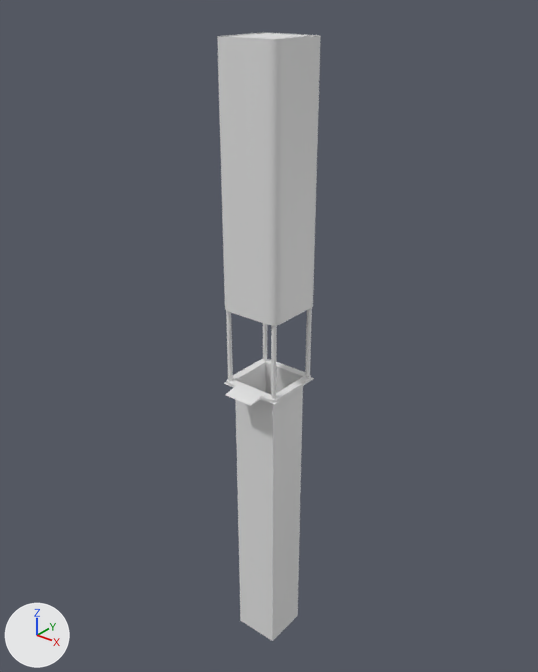
The FBX model CorridorGeodesic/Assets/Resources/Models/CORGEO_MODELS_Environment/CORGEO_MODELS_Environment.fbx as it was, and as the next commit left it.
Both versions are drawn from a camera (50 mm lens) standing at (25.3, -31.6, 22.7) and looking at (-0.6, 0.7, 2.7). The axes (+X, +Y, +Z) are drawn at lower left. The lights are the same throughout. Where no turn or scale is listed for an object, it has been applied to the vertices.

The first picture shows 'ElevatorShaft'.
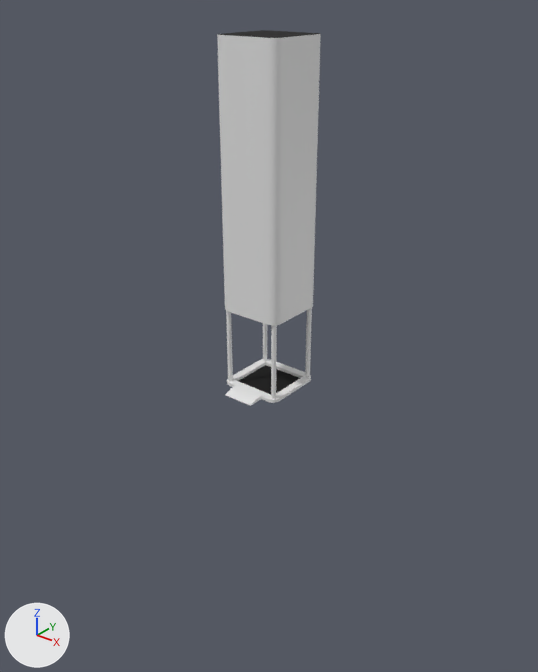
Changed parts and their boxes [x1, y1, x2, y2] in the pictures (538 x 672 px):
'ElevatorShaft', reshaped (38% shorter)
    before: [217, 32, 321, 641]
    after: [217, 30, 321, 406]
part 1 of me_plane, built on
    before: [217, 32, 321, 404]
    after: [217, 30, 321, 406]
part 2 of me_plane, deleted
    before: [235, 362, 303, 641]

Edits to the bpy script that builds the scene:
```text
Add mat_void:
    mat_void = principled_material('Void')
    mat_void.base_color = (0.0, 0.0, 0.0)  # black #000000
    mat_void.roughness = 1.0
Change me_plane:
    used by ob_elevatorshaft; location = (0.0, 0.0, 0.0)
    remove me_plane.from_pydata(...)  # 239 vertices, 180 faces; spans x -2.0..2.0, y -3.0..2.0, z -20.0..19.9
    add me_plane.from_pydata(...)  # 624 vertices, 557 faces; spans x -2.0..2.0, y -3.0..2.0, z 0.0..20.0
    me_plane part 1: 49 vertices removed from x -2.0..2.0, y -2.0..2.0, z 0.0..19.9; 450 vertices added at x -2.0..2.0, y -2.5..2.0, z 0.0..20.0
    me_plane part 2: 16 vertices removed from x -1.5..1.5, y -1.5..1.5, z -20.0
    remove me_plane.materials.append(mat_steel_dark)  # white #e7e7e7
    remove me_plane.materials.append(mat_brass)  # white #e7e7e7
    add me_plane.materials.append(mat_void)  # black #000000
```
